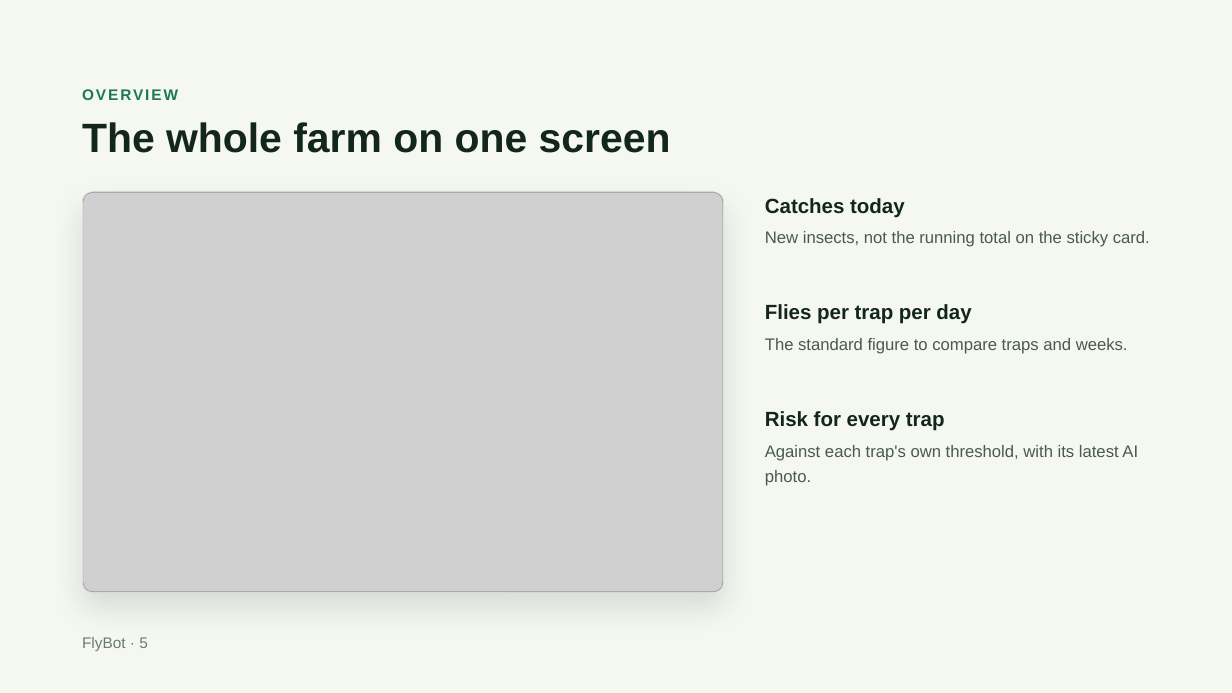
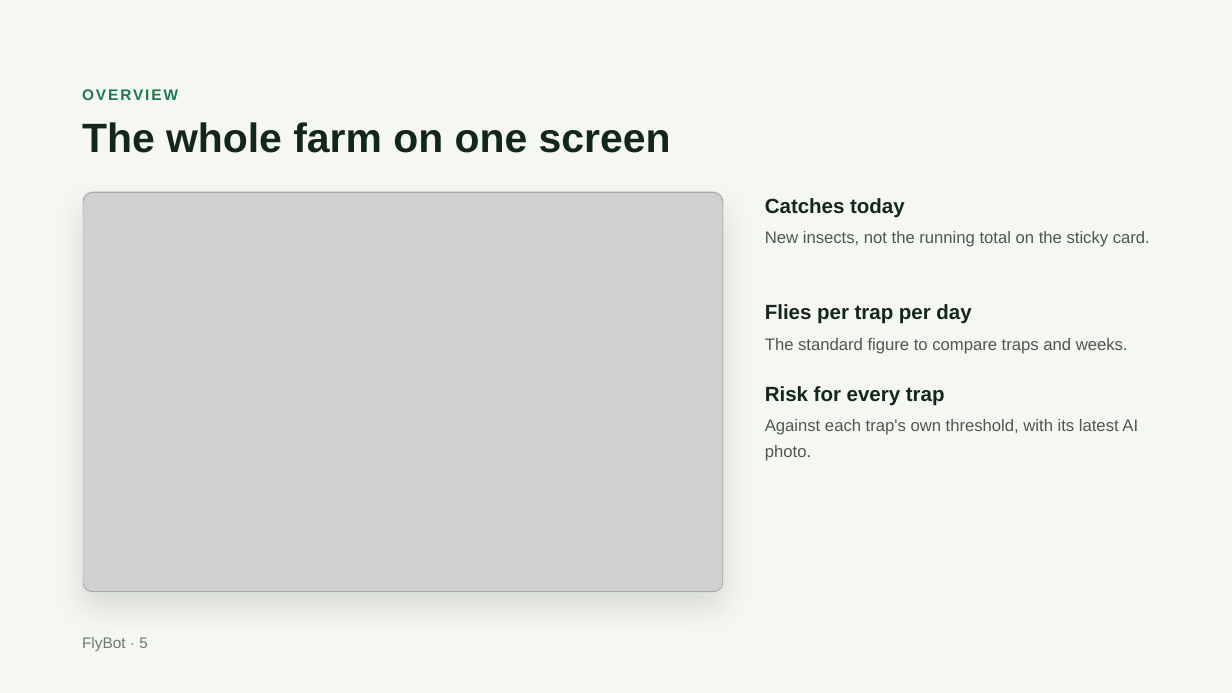
Before and after one commit to agrhub/flybot, a slide deck: slide 5 of FlyBot – Product overview.pptx. Drawn at 1232x693 pixels with LibreOffice and Linux fonts; fonts in the diff are those of the drawing; grey boxes stand for pictures. Boxes give left, top, right and bottom in pixels: in the first picture for what was removed or moved away, otherwise in the second. Text is boxed around its words. In the diff, an @@ line names an element or a change of style, - is before the commit and + after.

```diff
--- a/FlyBot – Product overview.pptx
+++ b/FlyBot – Product overview.pptx
@@ text "Risk for every trap": place and size @@
-text "Risk for every trap" at (765, 411, 945, 431)
+text "Risk for every trap" at (765, 386, 945, 405)
@@ text "Against each trap's own threshold, ...": place and size @@
-text "Against each trap's own threshold, ..." at (765, 445, 1138, 486)
+text "Against each trap's own threshold, ..." at (765, 419, 1138, 461)
```
Also in this commit, not shown: 11 other slides changed, 1 other file.
